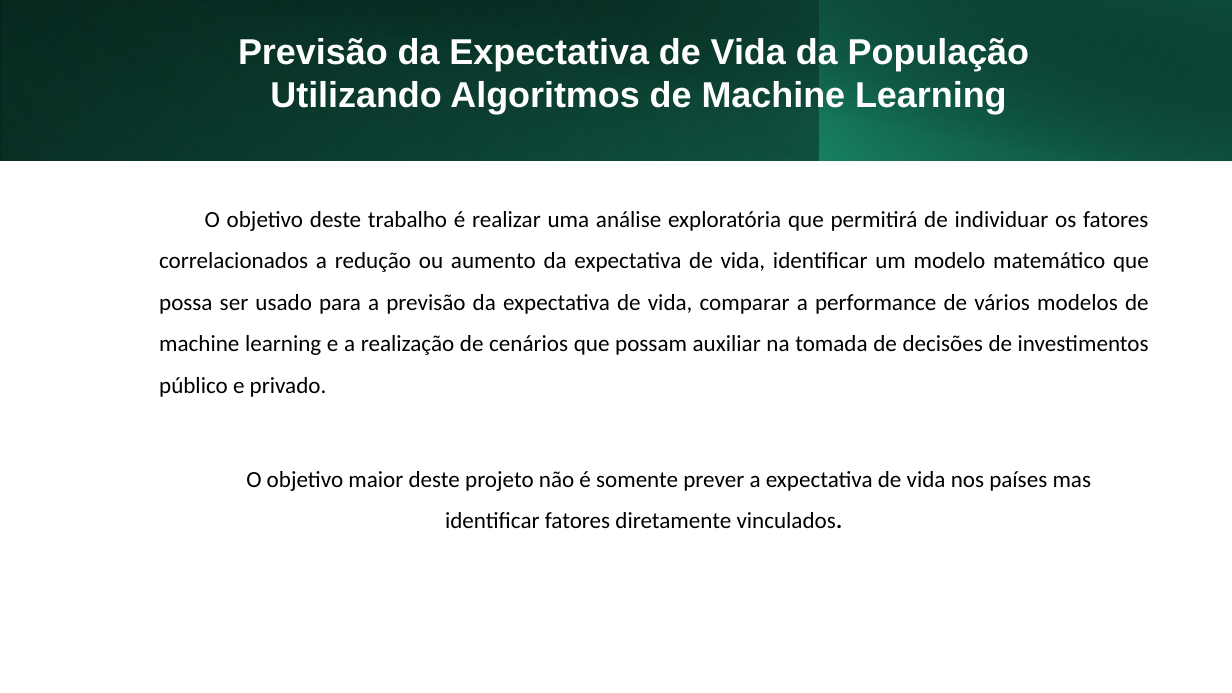
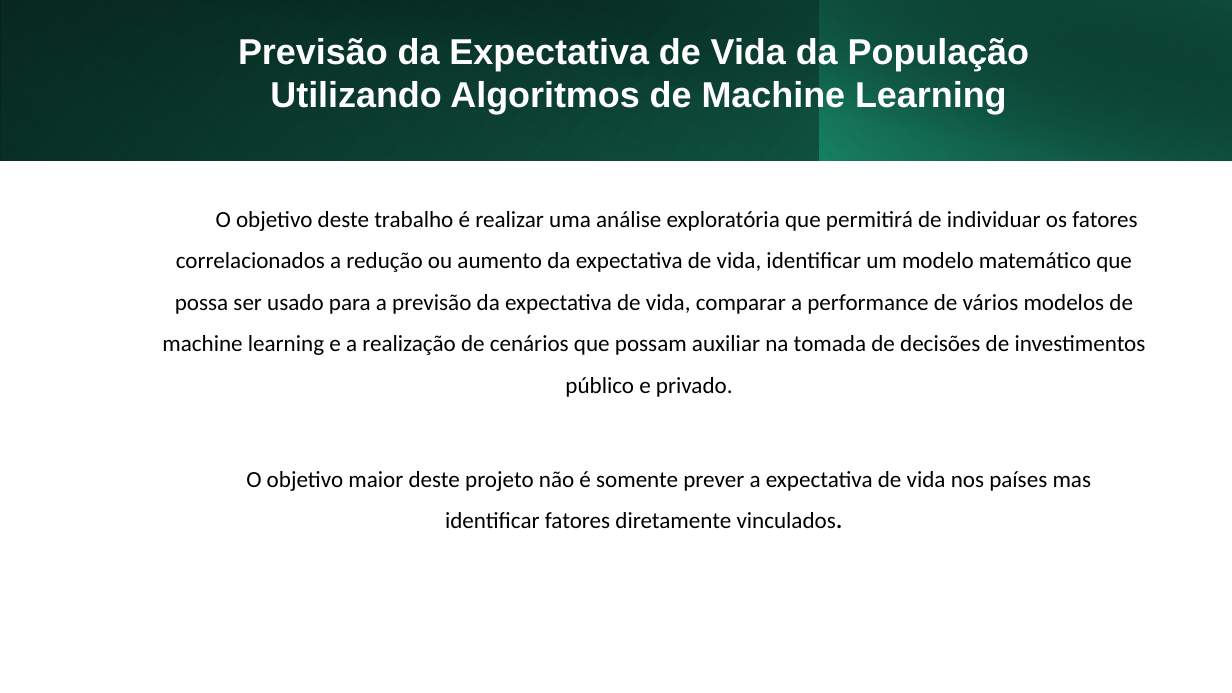
Before and after one commit to alessandra-barbosa/life_expectancy_prediction, a slide deck: slide 3 of pdf/life_expectancy.pptx. Drawn at 1232x693 pixels with LibreOffice and Linux fonts; fonts in the diff are those of the drawing. Boxes give left, top, right and bottom in pixels: in the first picture for what was removed or moved away, otherwise in the second. Text is boxed around its words. In the diff, an @@ line names an element or a change of style, - is before the commit and + after.

```diff
--- a/pdf/life_expectancy.pptx
+++ b/pdf/life_expectancy.pptx
@@ text "O objetivo deste trabalho é ..." at (162,211,1146,397): alignment justified to centre @@
```
Also in this commit, not shown: 5 other slides changed, 2 slides added, 1 other file.
